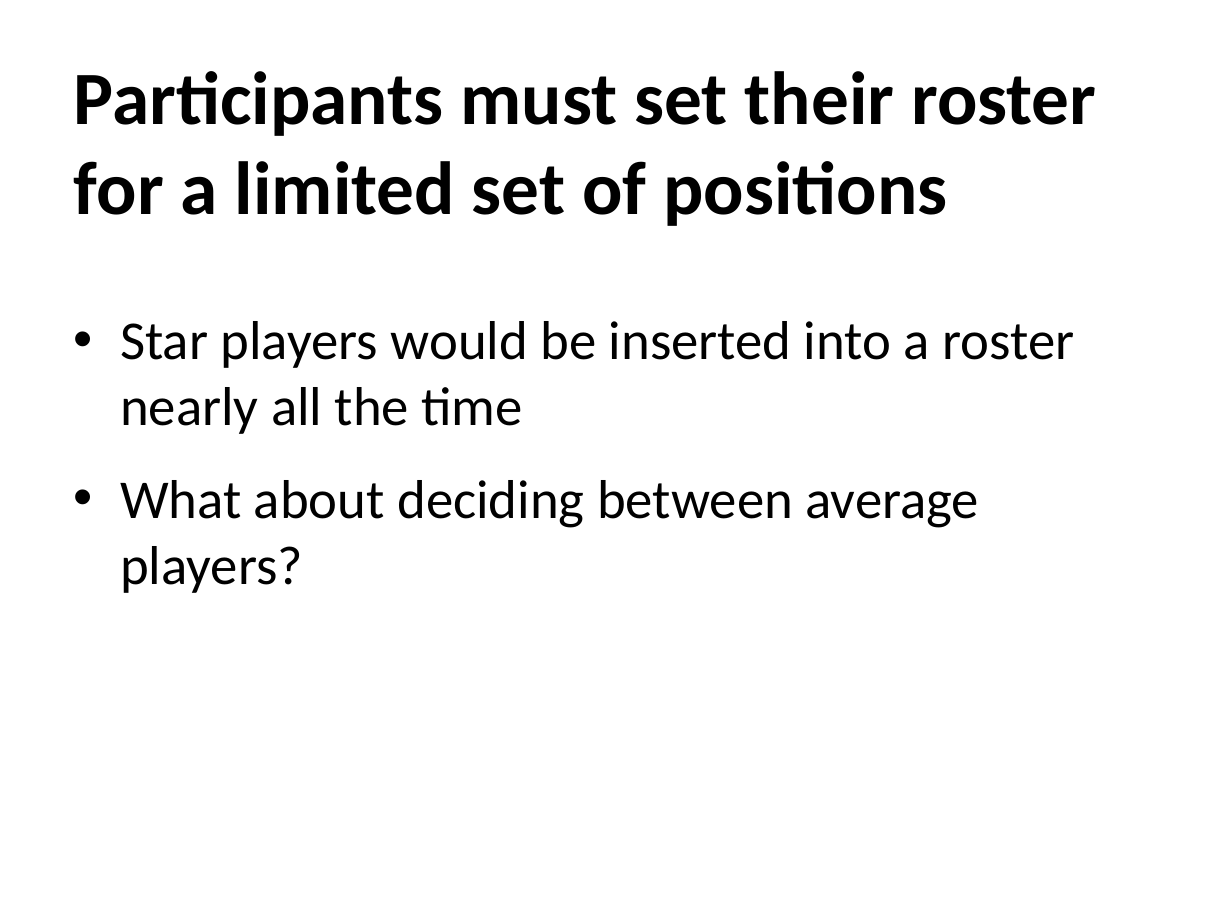
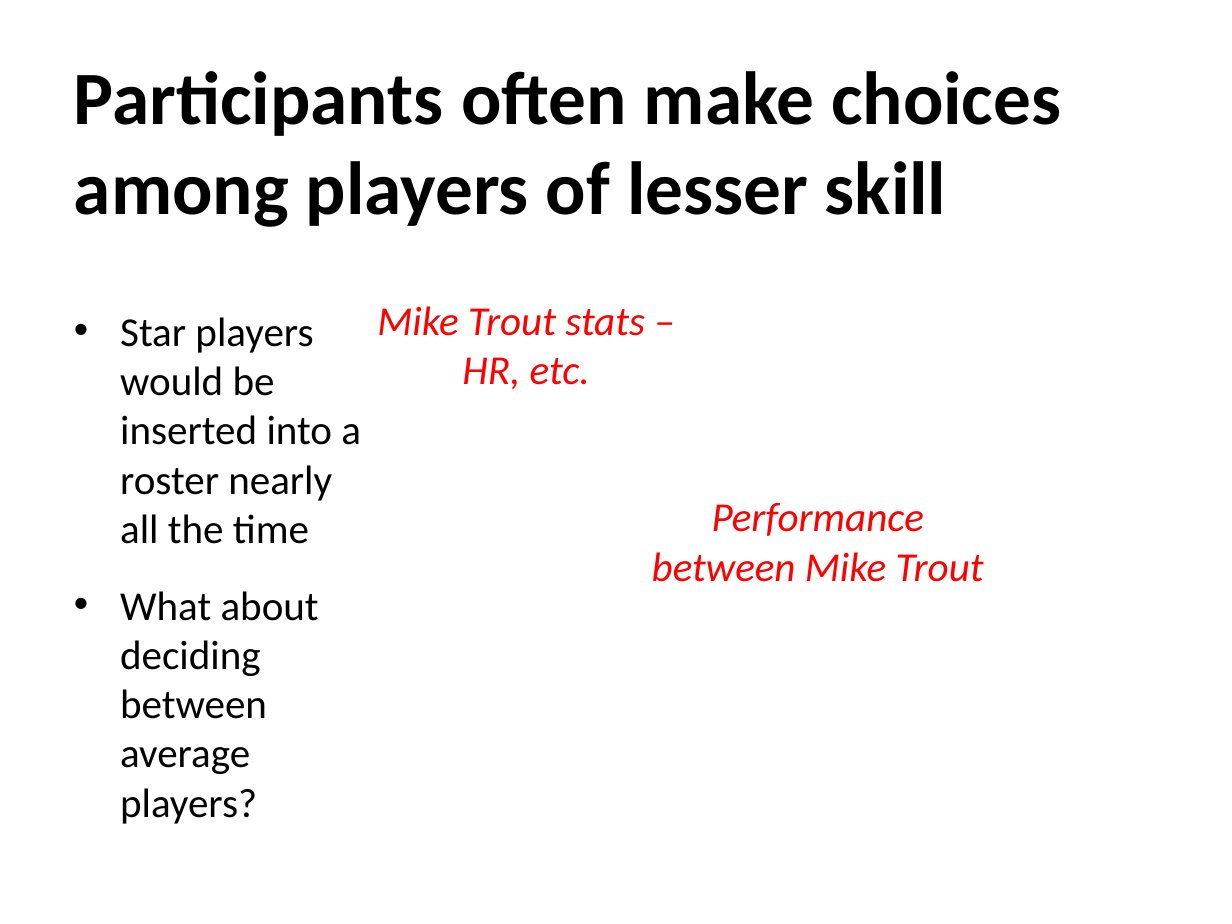
Before and after one commit to benslack19/baseball_player_selector, a slide deck: slide 4 of insight_baseball_notes/BL_baseball_notes.pptx. Drawn at 1232x924 pixels with LibreOffice and Linux fonts; fonts in the diff are those of the drawing. Boxes give left, top, right and bottom in pixels: in the first picture for what was removed or moved away, otherwise in the second. Text is boxed around its words. In the diff, an @@ line names an element or a change of style, - is before the commit and + after.

```diff
--- a/insight_baseball_notes/BL_baseball_notes.pptx
+++ b/insight_baseball_notes/BL_baseball_notes.pptx
@@ title at box(74, 71, 1061, 227): text changed @@
-Participants must set their roster for a limited set of positions
+Participants often make choices among players of lesser skill
@@ text "Star players would be inserted ..." at box(120, 317, 361, 824): size 32 to 24 pt @@
@@ text added at box(377, 306, 645, 389), 24 pt, text #FF0000, italic @@
+Mike Trout stats – HR, etc.
@@ text added at box(652, 503, 984, 582), 24 pt, text #FF0000, italic @@
+Performance between Mike Trout
```
Also in this commit, not shown: 5 other slides changed, 24 slides added, 2 slides removed, 2 other files.
